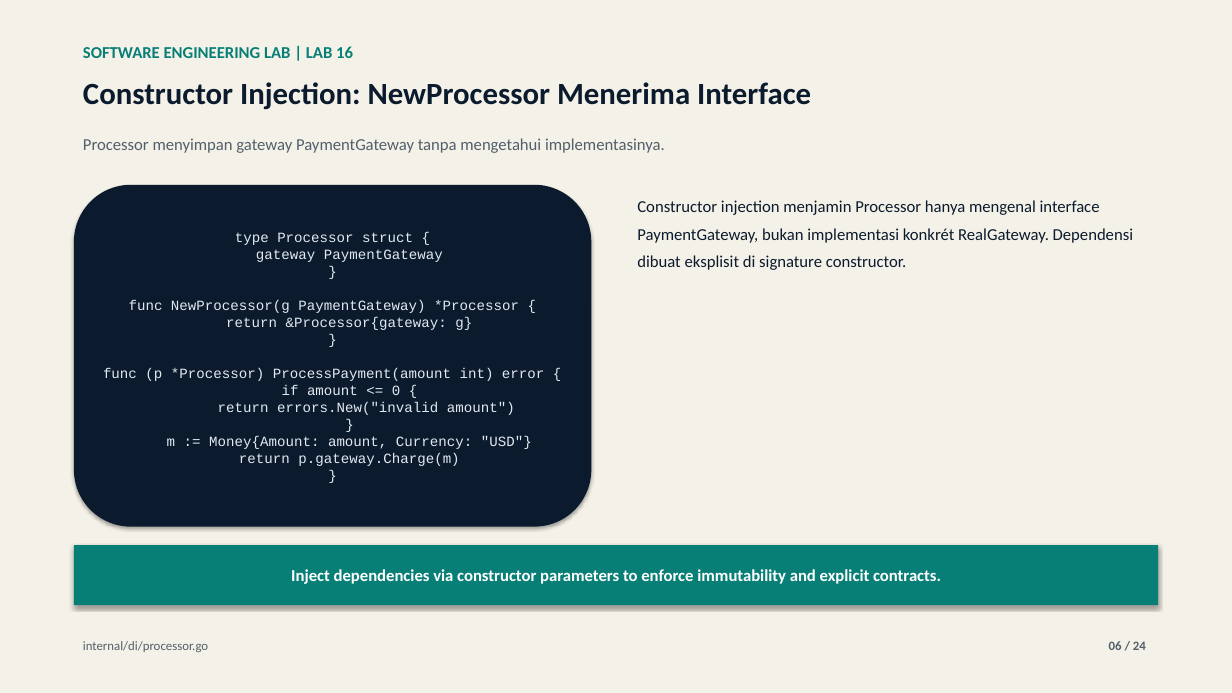
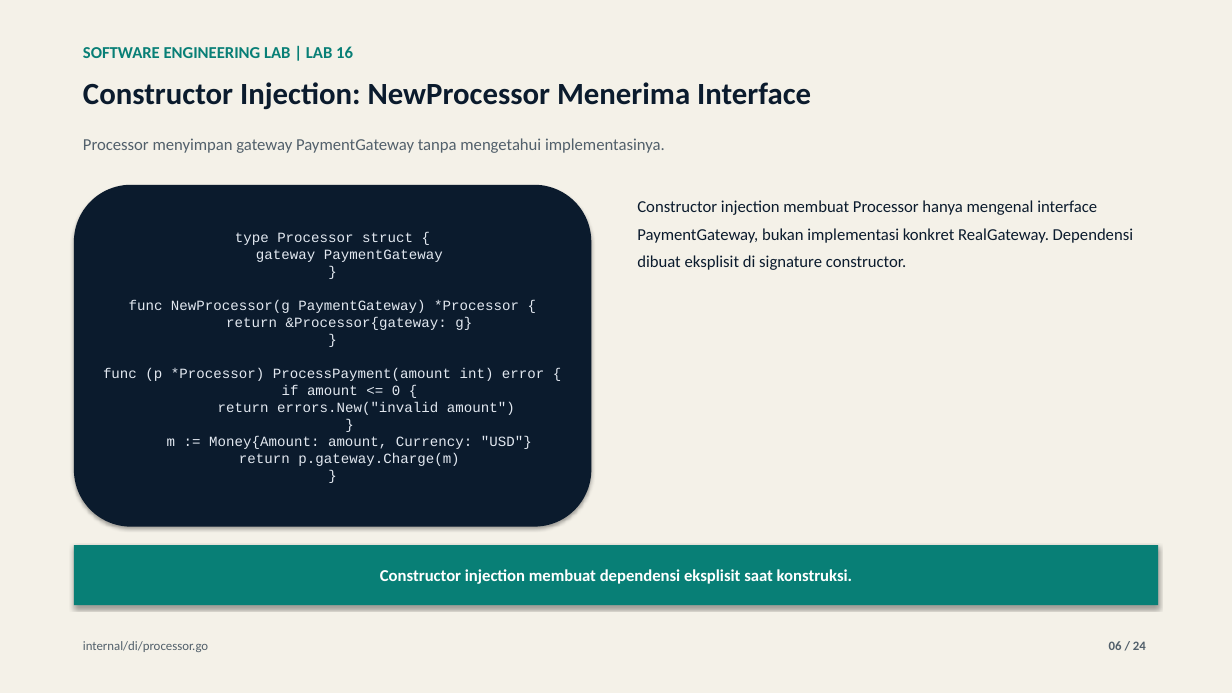
Before and after one commit to lukman-ss/software-engineering-lab, a slide deck: slide 6 of labs/16-dependency-injection/result/linkedin/lab-16-dependency-injection-carousel.pptx. Drawn at 1232x693 pixels with LibreOffice and Linux fonts; fonts in the diff are those of the drawing. Boxes give left, top, right and bottom in pixels: in the first picture for what was removed or moved away, otherwise in the second. Text is boxed around its words. In the diff, an @@ line names an element or a change of style, - is before the commit and + after.

```diff
--- a/labs/16-dependency-injection/result/linkedin/lab-16-dependency-injection-carousel.pptx
+++ b/labs/16-dependency-injection/result/linkedin/lab-16-dependency-injection-carousel.pptx
@@ text at [637,200,1133,270]: text changed @@
-Constructor injection menjamin Processor hanya mengenal interface PaymentGateway, bukan implementasi konkrét RealGateway. Dependensi dibuat eksplisit di signature constructor.
+Constructor injection membuat Processor hanya mengenal interface PaymentGateway, bukan implementasi konkret RealGateway. Dependensi dibuat eksplisit di signature constructor.
@@ text in rectangle at [380,569,852,584]: text changed @@
-Inject dependencies via constructor parameters to enforce immutability and explicit contracts.
+Constructor injection membuat dependensi eksplisit saat konstruksi.
```
Also in this commit, not shown: 10 other slides changed, 34 other files.
